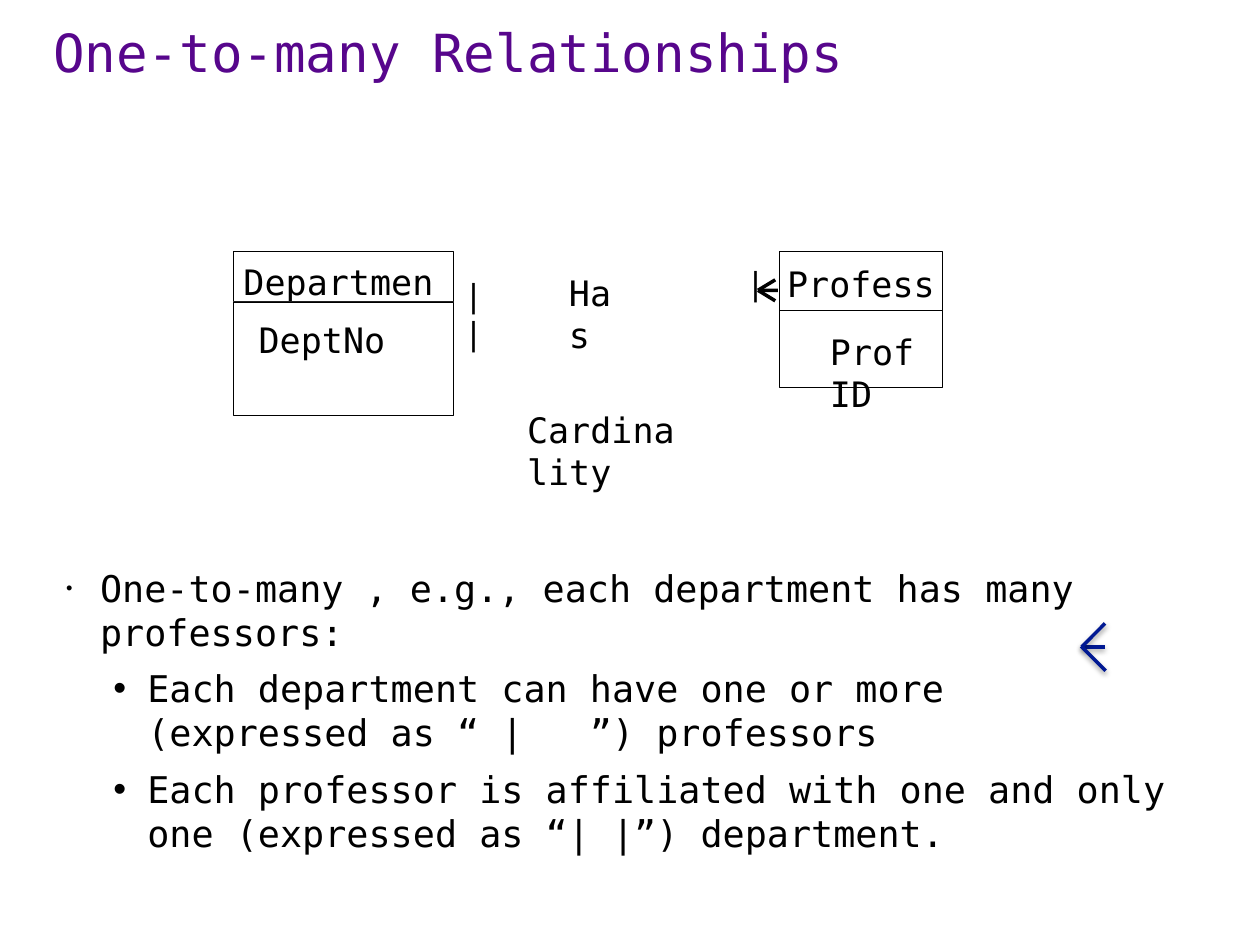
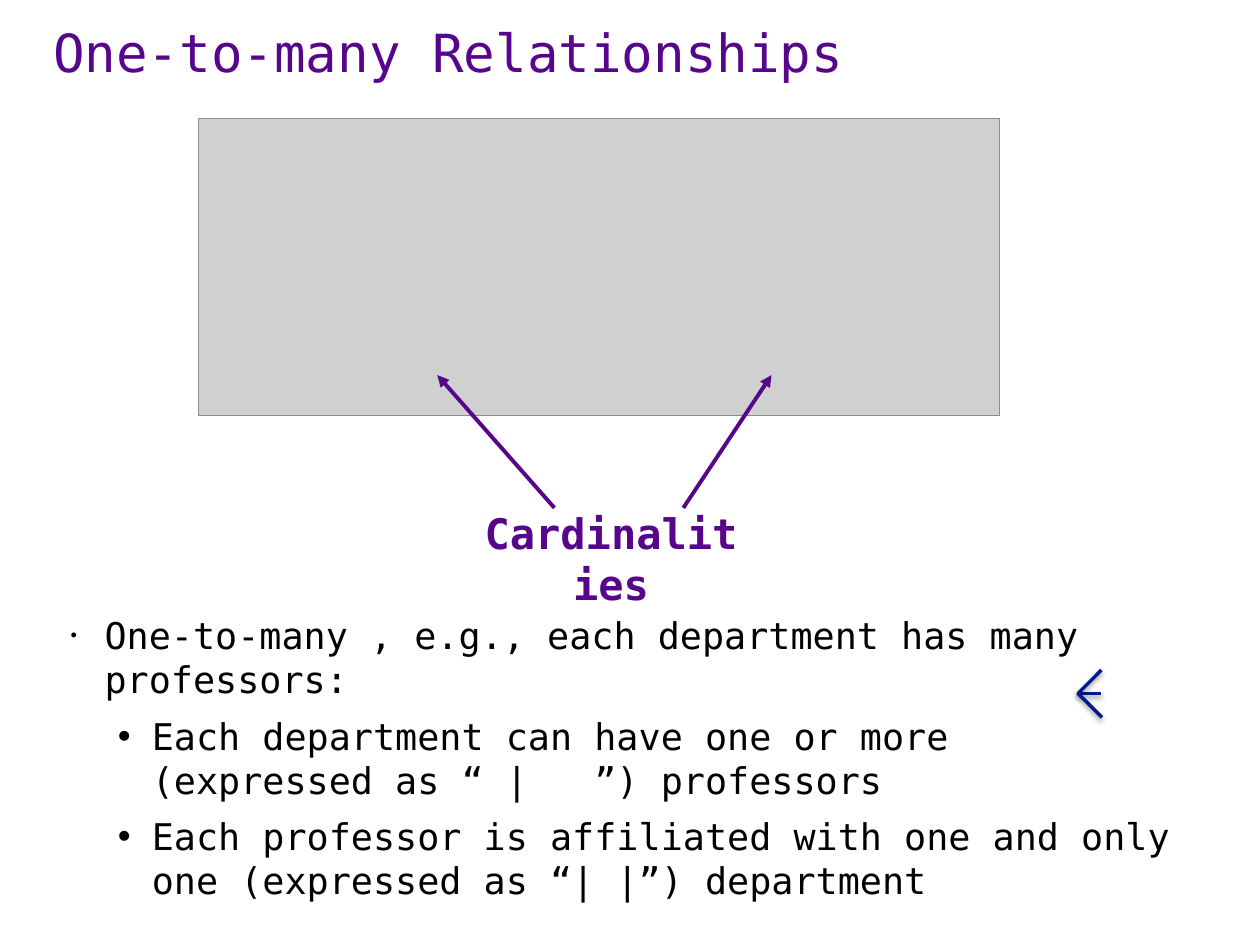
Before and after one commit to ipeirotis/introduction-to-databases, a slide deck: slide 15 of session1/A1-ER_modeling.pptx. Drawn at 1260x945 pixels with LibreOffice and Linux fonts; fonts in the diff are those of the drawing; grey boxes stand for pictures. Boxes give left, top, right and bottom in pixels: in the first picture for what was removed or moved away, otherwise in the second. Text is boxed around its words. In the diff, an @@ line names an element or a change of style, - is before the commit and + after.

```diff
--- a/session1/A1-ER_modeling.pptx
+++ b/session1/A1-ER_modeling.pptx
@@ picture added at bbox=[199, 118, 1000, 416] @@
@@ text removed at bbox=[746, 265, 777, 302] @@
-|
@@ text removed at bbox=[464, 276, 505, 314] @@
-| |
@@ text removed at bbox=[570, 272, 633, 314] @@
-Has
@@ line removed from (759, 290) to (777, 290) @@
@@ line removed from (759, 290) to (775, 280) @@
@@ line removed from (759, 290) to (775, 301) @@
@@ group removed at bbox=[233, 251, 944, 855]: 2 rectangles, 2 texts @@
-Department
-DeptNo
@@ group removed at bbox=[779, 251, 942, 388]: 2 rectangles, 2 texts @@
-Professor
-ProfID
@@ arrow added from (554, 508) to (437, 375), #57068C 2.25 pt @@
@@ arrow added from (683, 508) to (771, 375), #57068C 2.25 pt @@
@@ text removed at bbox=[527, 408, 694, 451] @@
-Cardinality
@@ text added at bbox=[480, 508, 742, 558], 24 pt, text #57068C, bold @@
+Cardinalities
@@ text "One-to-many , e.g., each department ...": place and size @@
-text "One-to-many , e.g., each department ..." at bbox=[100, 574, 1166, 855]
+text "One-to-many , e.g., each department ..." at bbox=[105, 621, 1170, 902]
@@ line moved from (1081, 646) - (1105, 624) to (1079, 693) - (1101, 670) @@
@@ line moved from (1105, 670) - (1081, 646) to (1102, 717) - (1077, 693) @@
@@ line moved from (1082, 648) - (1105, 648) to (1079, 694) - (1101, 694) @@
@@ text at bbox=[152, 822, 1170, 902]: text changed @@
-  • Each professor is affiliated with one and only one (expressed as “| |”) department.
+  • Each professor is affiliated with one and only one (expressed as “| |”) department
```
Also in this commit, not shown: 8 other slides changed.
